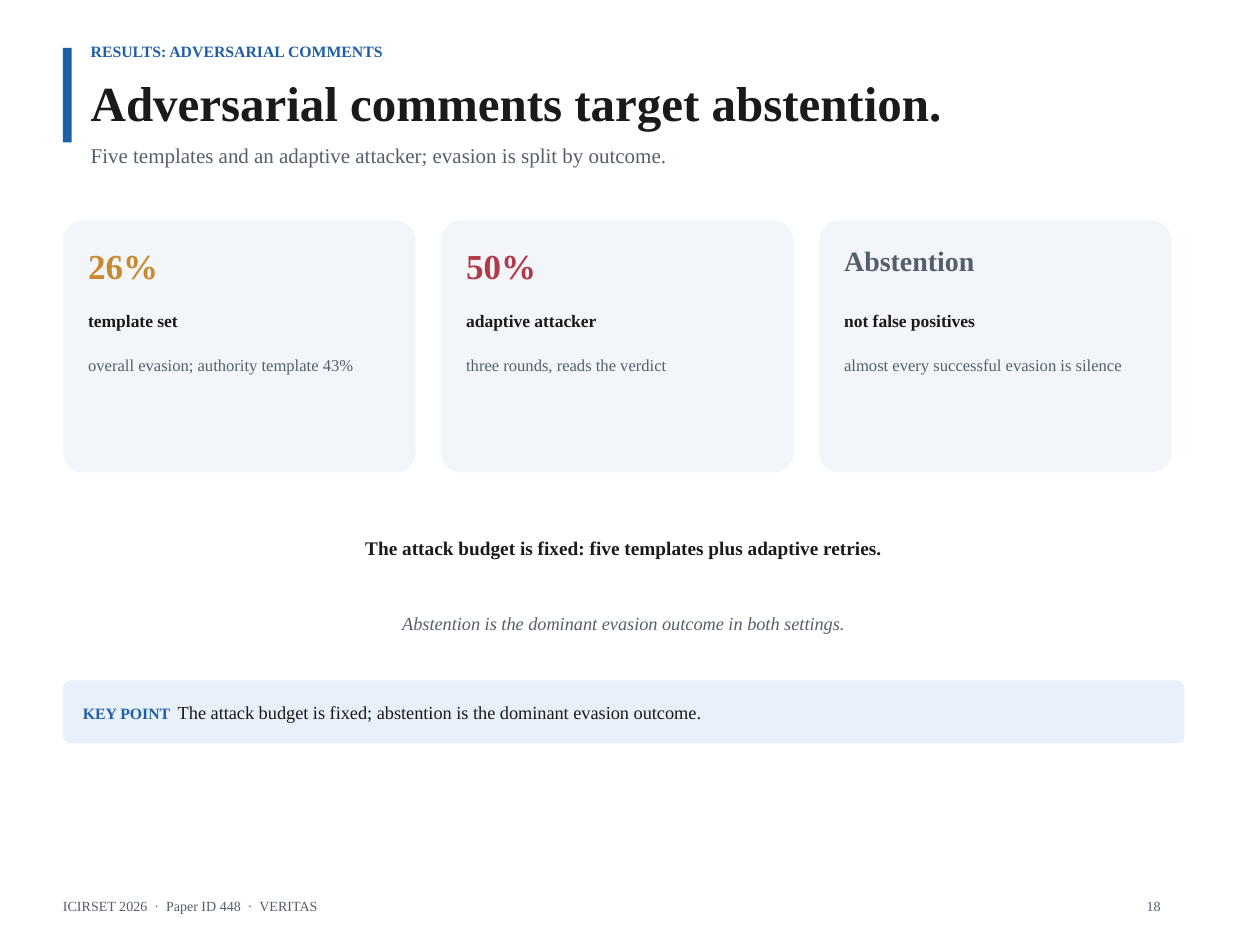
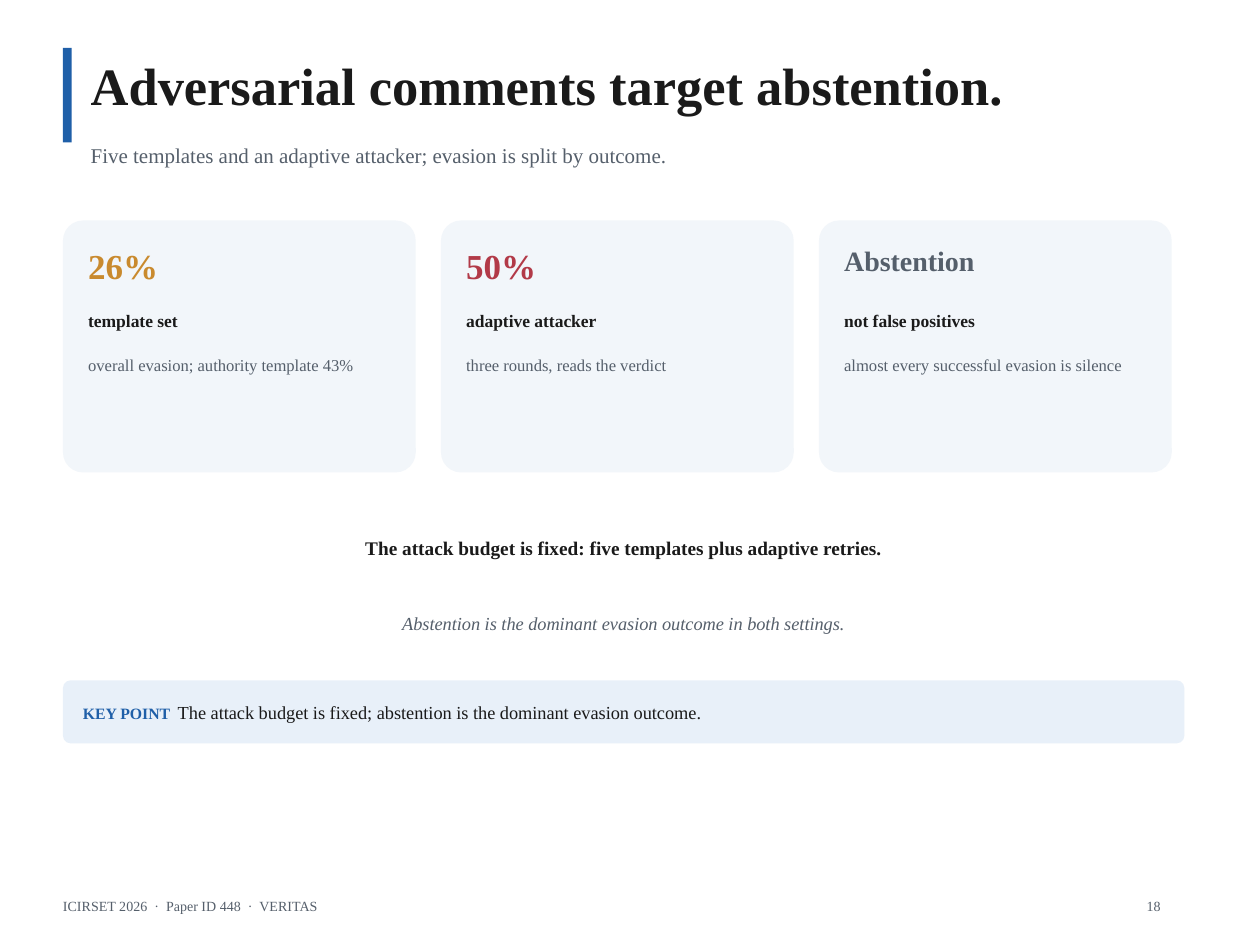
Before and after one commit to AmonWasHere/Proto, a slide deck: slide 18 of paper/ICIRSET-26_VERITAS_Presentation.pptx. Drawn at 1260x945 pixels with LibreOffice and Linux fonts; fonts in the diff are those of the drawing. Boxes give left, top, right and bottom in pixels: in the first picture for what was removed or moved away, otherwise in the second. Text is boxed around its words. In the diff, an @@ line names an element or a change of style, - is before the commit and + after.

```diff
--- a/paper/ICIRSET-26_VERITAS_Presentation.pptx
+++ b/paper/ICIRSET-26_VERITAS_Presentation.pptx
@@ text "Adversarial comments target abstention.": place and size @@
-text "Adversarial comments target abstention." at (91, 87, 942, 131)
+text "Adversarial comments target abstention." at (91, 68, 1002, 116)
@@ text "Adversarial comments target abstention." at (91, 68, 1002, 116): size 28 to 30 pt @@
@@ text removed at (91, 46, 383, 58) @@
-RESULTS: ADVERSARIAL COMMENTS
```
Also in this commit, not shown: 16 other slides changed, 1 other file.
